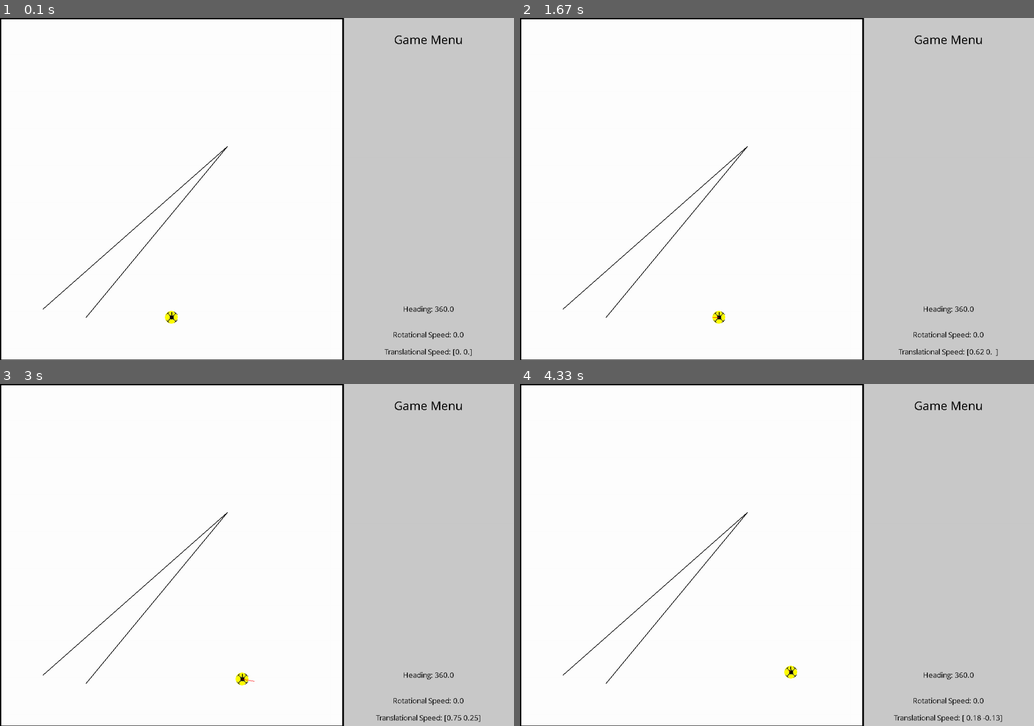
Above: before the commit, frames 1-4 (two rows, left to right).
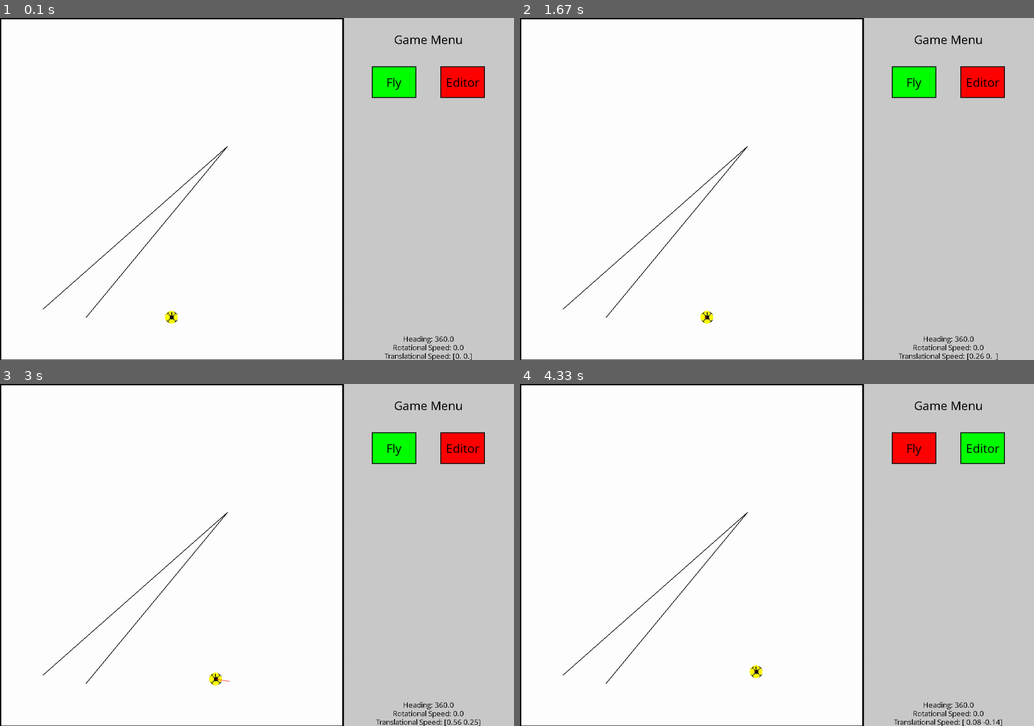
Above: after the commit, the same moments.

Repository: Erikx3/2D_Pygame_Drone_Simulation
Game: pygame game, started from main.py
Two runs of this game, one before a commit and one after it. Both use one fixed random seed, a clock stepped at 60 frames per second and the inputs below.
Inputs (mouse positions are in pixels of both pictures, inside the frame that each line leads up to):
- Up to frame 1 (0.1 s): no input
- Up to frame 2 (1.67 s): hold C 0.33-0.8 s; hold Right 0.33-0.8 s; move the mouse to (756, 202) at 0.37 s; hold P 0.83-1.3 s; hold Right 0.83-1.3 s; tap C at 1.33 s
- Up to frame 3 (3 s): hold Right 1.67-2.13 s; move the mouse to (308, 630) at 1.7 s; click (395, 448) at 2.22 s, where only the run after the commit has a clickable "Fly"; hold Up 2.5-2.8 s; hold Right from 2.83 s (still down)
- Up to frame 4 (4.33 s): release Right at 3.3 s; hold Left 3.33-3.87 s; hold Down 3.9-4.2 s; click (982, 448) at 4.28 s, where only the run after the commit has a clickable "Editor"

The runs differ from the first frame. In frame 1, 2.2% of the frame differs, in the area x 72-95%, y 14-100%; in frame 2, 2.4%; in frame 3, 2.4%, in the area x 40-95%, y 14-100%; in frame 4, 2.4%.

Commit message:
Added first stage of buttons

Diff:
--- a/drone.py
+++ b/drone.py
@@ -92,9 +92,9 @@
         speed_rot_str = "Rotational Speed: " + str(np.round(self.r, 2))
         # Need to transform for user, since positive angle in my x-y coord would mean left around is positive
         heading_str = "Heading: " + str(abs(np.round(self.psi * 180 / np.pi - 360, 1)))
-        self.env.display_text(speed_t_str, (self.env.MENU_MID_COORD, self.env.SCREEN_HEIGHT - 20), 18)
-        self.env.display_text(speed_rot_str, (self.env.MENU_MID_COORD, self.env.SCREEN_HEIGHT - 60), 18)
-        self.env.display_text(heading_str, (self.env.MENU_MID_COORD, self.env.SCREEN_HEIGHT - 120), 18)
+        self.env.display_text(speed_t_str, (self.env.MENU_MID_COORD, self.env.SCREEN_HEIGHT - 10), 18)
+        self.env.display_text(speed_rot_str, (self.env.MENU_MID_COORD, self.env.SCREEN_HEIGHT - 30), 18)
+        self.env.display_text(heading_str, (self.env.MENU_MID_COORD, self.env.SCREEN_HEIGHT - 50), 18)
 
     def draw_drone(self):
         img = pygame.transform.rotozoom(self.orig_img, self.psi*180/np.pi, 1)
--- a/environment.py
+++ b/environment.py
@@ -14,17 +14,17 @@
         self.RED = (255, 0, 0)
         self.GRAY = (150, 150, 150)
         self.YELLOW_t = (255, 255, 0, 100)
-        # Define screen width and height
+        # Define conversion rate between pixel and metres
+        self.m_to_pxl = 100
+
+        # ---------- Rest of init (DO NOT CHANGE) ----------
+        # Initialize pygame
+        pygame.init()
+        # Define screen width and height (possible to change, but not recommended)
         self.SCREEN_WIDTH = 1200
         self.SCREEN_HEIGHT = 800
         # Define width of where Simulation takes place
         self.PLAYGROUND_WIDTH = self.SCREEN_WIDTH * 2 / 3
-        # Define conversion rate between pixel and metres
-        self.m_to_pxl = 100
-
-        # ---------- Rest of init (DO NOT CHANGE) ----------
-        # Initialize pygame
-        pygame.init()
         # Create clock
         self.clock = pygame.time.Clock()
         self.dt = 0
@@ -35,14 +35,19 @@
         pygame.display.set_caption('2D Drone Simulation by Erik')
         # Fill the screen with White
         self.screen.fill(self.WHITE)
-        # Variable to keep the main loop running
+        # Boolean Variables to keep track of main loop modes
         self.running = True
         self.paused = False
+        self.flying = True
+        self.editor = False
         # Create help variables
         self.MENU_MID_COORD = self.PLAYGROUND_WIDTH + (self.SCREEN_WIDTH - self.PLAYGROUND_WIDTH) / 2
+        # Create buttons for menu later
+        self.editor_button = Button(self, self.RED, self.MENU_MID_COORD + 80, 150, 100, 70, 'Editor')
+        self.fly_button = Button(self, self.GREEN, self.MENU_MID_COORD - 80, 150, 100, 70, 'Fly')
 
     def update(self):
-        # TODO: Check of "Fixing time Step" is necessary
+        # TODO: Check if "Fixing time Step" is necessary
         self.dt = self.clock.tick_busy_loop(60) / 1000  # [s]
         self.total_time += self.dt  # [s]
 
@@ -85,6 +90,9 @@
         self.display_text("Game Menu",
                           (self.MENU_MID_COORD, 50),
                           fontsize=30)
+        # Draw buttons!
+        self.editor_button.draw()
+        self.fly_button.draw()
 
     def draw_environment(self):
         self.screen.fill(self.WHITE)
@@ -107,6 +115,33 @@
         else:
             text_rect.midleft = pos
         self.screen.blit(text_surface, text_rect)
+
+    def check_user_input(self, event):
+        """
+        Function to check and evaluate all input events for the environment
+
+        :param event: pygame input event
+        """
+        # Buttons related logic
+        mouse_pos = pygame.mouse.get_pos()
+        if event.type == pygame.MOUSEBUTTONDOWN:
+            if self.editor_button.is_over(mouse_pos):
+                self.editor_button.color = self.GREEN
+                self.fly_button.color = self.RED
+                self.flying = False
+                self.editor = True
+            if self.fly_button.is_over(mouse_pos):
+                self.fly_button.color = self.GREEN
+                self.editor_button.color = self.RED
+                self.flying = True
+                self.editor = False
+        if event.type == pygame.KEYDOWN:
+            # Check if user wants to pause the game
+            if event.key == pygame.K_p:
+                self.pause("Pause")
+            if event.key == pygame.K_c:
+                self.paused = False
+        # TODO: Add reset button (for environment and for drone)!
 
     def check_quit_event(self, event):
         """
@@ -138,3 +173,45 @@
             self.display_text("Press C to continue", (self.PLAYGROUND_WIDTH / 2, self.SCREEN_HEIGHT / 2 + 100), 40)
             # Update the display
             pygame.display.flip()
+
+
+class Button:
+    def __init__(self, environment, color, x, y, width, height, text='', fontsize=30):
+        self.env = environment
+        self.color = color
+        self.x = x
+        self.y = y
+        self.width = width
+        self.height = height
+        self.text = text
+        self.fontsize = fontsize
+
+    def draw(self, outline=True):
+        """
+        Call to draw Button with text given during creation
+
+        :param outline: Whether button should have black outline
+        """
+        if outline:
+            pygame.draw.rect(self.env.screen, self.env.BLACK, (self.x - self.width/2 - 2, self.y - self.height/2 - 2, self.width + 4, self.height + 4), 0)
+
+        pygame.draw.rect(self.env.screen, self.color, (self.x - self.width/2, self.y - self.height/2, self.width, self.height), 0)
+
+        if self.text != '':
+            font = pygame.font.SysFont('Comic Sans MS', self.fontsize)
+            text_surface = font.render(self.text, True, self.env.BLACK)
+            text_rect = text_surface.get_rect()
+            text_rect.center = (self.x, self.y)
+            self.env.screen.blit(text_surface, text_rect)
+
+    def is_over(self, pos):
+        """
+        Function to check, whether mouse position is over button position
+
+        :param pos: mouse position
+        :return:
+        """
+        if self.x - self.width/2 < pos[0] < self.x + self.width/2:
+            if self.y - self.height/2 < pos[1] < self.y + self.height/2:
+                return True
+        return False
--- a/main.py
+++ b/main.py
@@ -26,17 +26,12 @@
 
         # for loop through the event queue
         for event in pygame.event.get():
-            # Get Keys which are held down
+            # Get Keys which are held down (easier for drone control)
             pressed = pygame.key.get_pressed()
             drone.check_user_input(pressed)
             # Check environment related events
             env.check_quit_event(event)
-
-        # Check for collision
-        drone.check_collision(obstacles.all_obstacles)
-
-        # Update Physics
-        drone.update_physics()
+            env.check_user_input(event)
 
         # Draw environment
         env.draw_environment()
@@ -44,6 +39,13 @@
         # Draw all obstacles
         obstacles.draw_all_obstacles()
 
+        # Only Update Drone, if game is in flying mode
+        if env.flying and ~env.paused:
+            # Check for collision
+            drone.check_collision(obstacles.all_obstacles)
+            # Update Physics
+            drone.update_physics()
+
         # Draw drone position and info
         drone.update_draw()
 
